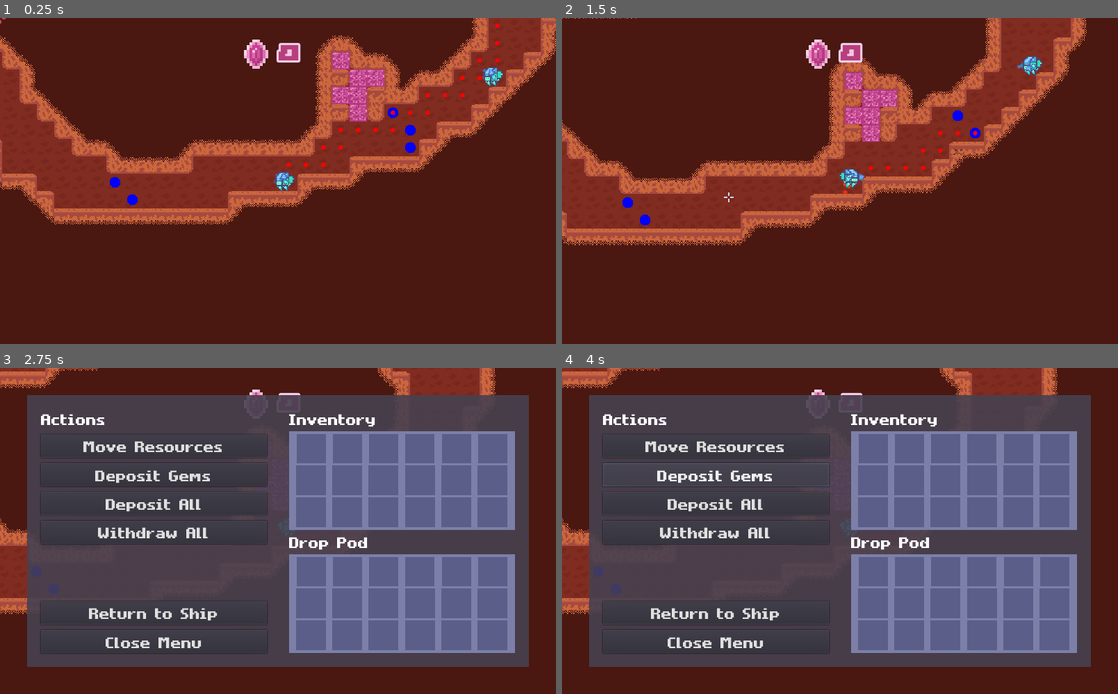
Above: before the commit, frames 1-4 (two rows, left to right).
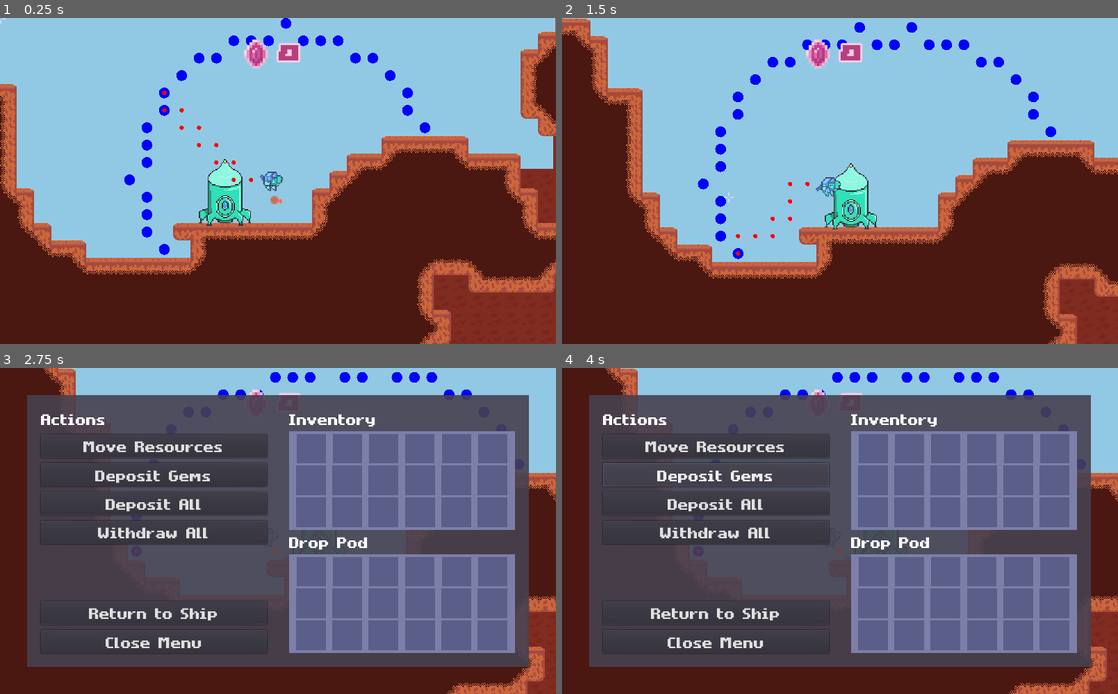
Above: after the commit, the same moments.

Repository: MichaelRRyan/Mecha-Miners
Game: Godot game, scene res://scenes/Gameplay.tscn
The game is run twice, just before and just after one commit, with the same random seed, the same clock (stepped at 60 frames per second) and the same inputs.
Inputs (mouse positions are in pixels of both pictures, inside the frame that each line leads up to):
- Up to frame 1 (0.25 s): no input
- Up to frame 2 (1.5 s): tap Enter at 0.5 s; move the mouse to (962, 164) at 0.52 s; press the mouse at (962, 164) at 0.53 s; hold D (move_right) 0.53-1.28 s; tap W (jump) at 0.77 s; move the mouse to (728, 197) at 1.27 s; release the mouse at (728, 197) at 1.28 s; hold A (move_left) from 1.28 s (still down); right-click (728, 197) at 1.35 s
- Up to frame 3 (2.75 s): tap W (jump) at 1.52 s; move the mouse to (333, 459) at 2.02 s; release A (move_left) at 2.03 s; hold D (move_right) from 2.03 s (still down); hold E (interact) from 2.03 s (still down)
- Up to frame 4 (4 s): release D (move_right) at 2.75 s; release E (interact) at 2.75 s; click "Move Resources" at 2.75 s; click "Deposit Gems" at 3.5 s

The runs differ from the first frame. In frame 1, 66% of the frame differs, in the area x 0-100%, y 0-100%; in frame 2, 64%; in frame 3, 12%; in frame 4, 12%.

Commit message:
Began making AI explore state direction

Diff:
--- a/scenes/Gameplay.tscn
+++ b/scenes/Gameplay.tscn
@@ -26,7 +26,7 @@
 is_human = true
 
 [node name="Player2" parent="PlayerManager" instance=ExtResource( 1 )]
-position = Vector2( 298.852, 1094.74 )
+position = Vector2( 116, 89 )
 
 [node name="AIController" parent="PlayerManager/Player2" instance=ExtResource( 8 )]
 
--- a/scripts/ai/behaviours/ExploreBehaviour.gd
+++ b/scripts/ai/behaviours/ExploreBehaviour.gd
@@ -20,7 +20,7 @@
 	if _spatial_sensor:
 		var _v = _spatial_sensor.connect("new_furthest", self, "_on_SpatialSensor_new_furthest")
 
-		_brain.set_target(_terrain.map_to_world_centred(_spatial_sensor._furthest_cell))
+		_brain.set_target(_terrain.map_to_world_centred(_spatial_sensor.get_best_cell()))
 		_pursue()
 
 
--- a/scripts/ai/sensors/SpatialSensor.gd
+++ b/scripts/ai/sensors/SpatialSensor.gd
@@ -16,9 +16,14 @@
 # Private variables
 var _view_range_cells_sq : int = view_range_cells * view_range_cells
 var _last_check_pos : Vector2 = Vector2.ZERO
-var _furthest_cell : Vector2 = Vector2.ZERO
+var _best_cell : Vector2 = Vector2.ZERO
 var _checked : Array = [] # Array<bool>
 var _queue : Array = [] # Array<Vector2>
+
+
+#-------------------------------------------------------------------------------
+func get_best_cell() -> Vector2:
+	return _best_cell
 
 
 #-------------------------------------------------------------------------------
@@ -41,7 +46,7 @@
 		_terrain = terrain_container.front()
 
 		var cell_pos = _terrain.world_to_map(global_position)
-		_furthest_cell = cell_pos
+		_best_cell = cell_pos
 		_queue.append(cell_pos)
 		_check_surroundings()
 
@@ -59,27 +64,27 @@
 func _check_surroundings() -> void:
 
 	var next_queue = []
-	var previous_furthest = _furthest_cell
+	var previous_best = _best_cell
 	var my_cell_pos = _terrain.world_to_map(global_position)
 
-	# Assesses the furthest cell is still within range and returns the distance.
-	var furthest_dist_sq = _assess_furthest_cell(my_cell_pos)
+	# Reassesses the furthest cell is still within range and returns the distance.
+	var best_value = _reassess_furthest_cell(my_cell_pos)
 
-	# Loops for every cell in the queue, popping the top each time.
+	# Loops for every cell in the queue, popping the front each time.
 	while not _queue.empty():
 		var next_cell : Vector2 = _queue.pop_front()
 
 		# If the cell is within range, checks all its neighbours.
 		if _is_within_range(next_cell, my_cell_pos):
-			furthest_dist_sq = _check_neighbours(next_cell, my_cell_pos, furthest_dist_sq)
+			best_value = _check_neighbours(next_cell, my_cell_pos, best_value)
 
 		# If the cell is outside the range, adds it to the next queue.
 		else: next_queue.append(next_cell)
 
 	_queue = next_queue
 
-	if previous_furthest != _furthest_cell:
-		emit_signal("new_furthest", _furthest_cell)
+	if previous_best != _best_cell:
+		emit_signal("new_furthest", _best_cell)
 
 
 #-------------------------------------------------------------------------------
@@ -99,7 +104,7 @@
 
 #-------------------------------------------------------------------------------
 func _check_neighbours(next_cell : Vector2, my_cell_pos : Vector2,
-					   furthest_dist_squared : float) -> float:
+					   best_value : float) -> float:
 
 	# Loop through all neighbours.
 	for neighbour in _get_neighbours(next_cell):
@@ -115,26 +120,36 @@
 				# Sets the cell as the new furthest cell if its distance is
 				#	greater than the previous furthest.
 				var dist_squared = (neighbour - my_cell_pos).length_squared()
-				if dist_squared > furthest_dist_squared:
-					furthest_dist_squared = dist_squared
-					_furthest_cell = neighbour
+				var cell_value = _evaluate_cell(neighbour) + dist_squared
 
-	return furthest_dist_squared
+				if cell_value > best_value:
+					best_value = cell_value
+					_best_cell = neighbour
+
+	return best_value
 
 
 #-------------------------------------------------------------------------------
 # Assesses the furthest cell is still within range and returns the distance.
-func _assess_furthest_cell(my_cell_pos : Vector2) -> float:
+func _reassess_furthest_cell(my_cell_pos : Vector2) -> float:
 
-	var dist_squared = (_furthest_cell - my_cell_pos).length_squared()
+	var dist_squared = (_best_cell - my_cell_pos).length_squared()
 
 	# Checks the furthest cell is still within range.
 	if dist_squared <= _view_range_cells_sq:
-		return dist_squared
+		var cell_value = _evaluate_cell(_best_cell) + dist_squared
+		return cell_value
 	else:
-		_furthest_cell = Vector2.ZERO
+		_best_cell = Vector2.ZERO
 		return 0.0
 
+
+#-------------------------------------------------------------------------------
+func _evaluate_cell(cell_pos : Vector2) -> int:
+	var dir = Vector2.DOWN
+	var value_vec = cell_pos * dir
+	var value = value_vec.x + value_vec.y
+	return value * 10.0
 
 #-------------------------------------------------------------------------------
 func _draw() -> void:
